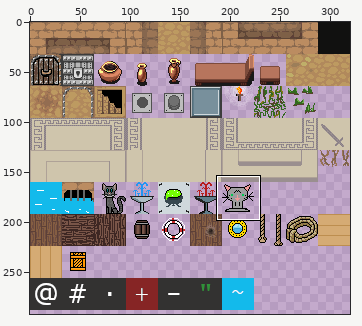
Two states of a sprite sheet, assets/tilemaps/tilemap.png. Above, an overview of the earlier version with the close-up marked.
Close-up. Before:
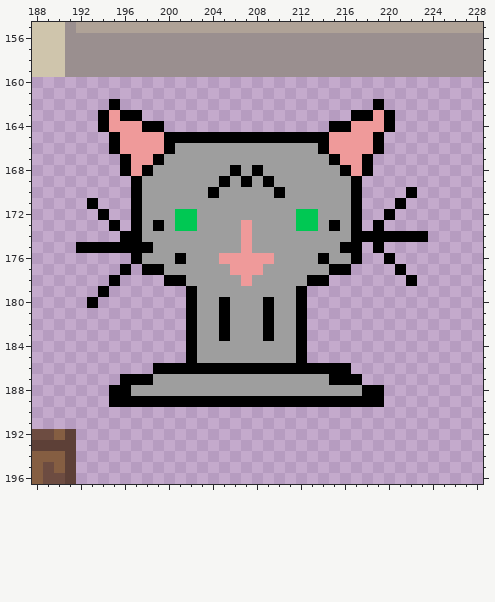
The file is 320x320 pixels. Pixels under 10% opacity are left out. Colours within 5 levels of each other are drawn and written as one. Shown: x 188..228, y 155..196. The wide view leaves out empty margins.
Once edited:
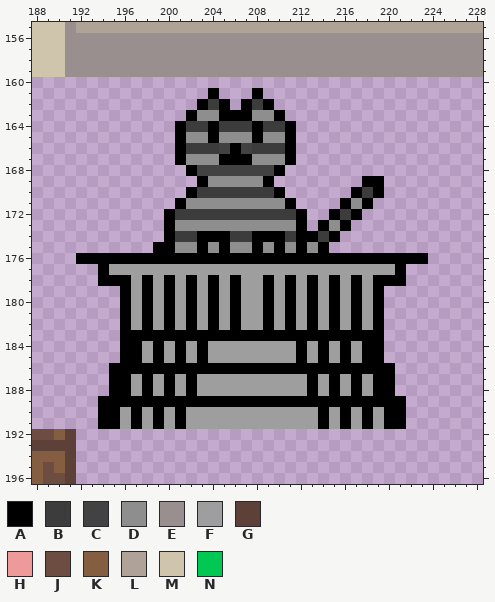
Palette (. is transparent): A #000000  B #3c3c3c  C #424242  D #8e8e8e  E #9a8f8f  F #9e9e9e  G #5d4037  H #ef9a9a  J #6d4c41  K #855e42  L #afa297  M #cfc5ac  N #00c853
What changed:
y 161: x 204 . -> A; x 208 . -> A
y 162: x 195 A -> .; x 203..205 ... -> ABA; x 207..209 ... -> ABA; x 219 A -> .
y 163: x 194..197 AHAA -> ....; x 202..210 ......... -> ADDAAADDA; x 217..220 AAHA -> ....
y 164: x 194..199 AHHHAA -> ......; x 201..211 ........... -> ABBABBBABBA; x 215..220 AAHHHA -> ......
y 165: x 195..200 AHHHHA -> ......; x 202..203 AA -> DD; x 205..207 AAA -> DDD; x 209..210 AA -> DD; x 212..219 AAAHHHHA -> ........
y 166: x 195..219 AHHHHAFFFFFFFFFFFFFAHHHHA -> ......ABBBCACBBBA........
y 167: x 196..218 AHHAFFFFFFFFFFFFFFFAHHA -> .....ADDDAAADDDA.......
y 168: x 196..218 AHAFFFFFFFAFAFFFFFFFAHA -> ......ACCCCCCCA........
y 169: x 197..208 AFFFFFFFAFAF -> ......ADDDDD; x 210..219 FFFFFFFA.. -> ........AA
y 170: x 197..209 AFFFFFFAFFFFF -> .....ABBBBBBB; x 211..216 FFFFFF -> ......; x 218..219 .. -> BA; x 222 A -> .
y 171: x 193 A -> .; x 197..218 AFFFFFFFFFFFFFFFFFFFA. -> ....ADDDDDDDDDA....ADA; x 221 A -> .
y 172: x 194 A -> .; x 197..216 AFFFNNFFFFFFFFFNNFFF -> ...ABBBBBBBBBBBA..AB; x 220 A -> .
y 173: x 195 A -> .; x 197..217 AFAFNNFFFFHFFFFNNFAFA -> ...ADDDDDDDDDDDA.ADA.; x 219 A -> .
y 174: x 196..223 AAFFFFFFFFFHFFFFFFFFFAAAAAAA -> ....ABBAAABBAAABAABA........
y 175: x 192..217 AAAAAAAFFFFFFFFHFFFFFFFFAA -> .......AADDADADDADADADA...; x 219 A -> .
y 176: x 192..196 ..... -> AAAAA; x 198..200 FFF -> AAA; x 202..213 FFFHHHHHFFFF -> AAAAAAAAAAAA; x 215..216 FF -> AA; x 218..219 .. -> AA; x 221..223 ... -> AAA
y 177: x 194..199 ..A.AA -> AFFFFF; x 206..208 HHH -> FFF; x 215..220 AA.... -> FFFFFF
y 178: x 194 . -> A; x 196..199 .... -> AFAF; x 201..202 AF -> FA; x 204 F -> A; x 206..207 FH -> AF; x 209 F -> A; x 211 F -> A; x 214..222 A.......A -> FAFAFAAA.
y 179: x 194 A -> .; x 196..201 ...... -> AFAFAF; x 204 F -> A; x 206 F -> A; x 209 F -> A; x 211..219 FA....... -> AFAFAFAFA
y 180: x 193 A -> .; x 196..201 ...... -> AFAFAF; x 204..206 FAF -> AFA; x 211..219 FA....... -> AFAFAFAFA
y 181..182: x 196..201 ...... -> AFAFAF; x 204..206 FAF -> AFA; x 211..219 FA....... -> AFAFAFAFA
y 183: x 196..201 ...... -> AAAAAA; x 203..204 FF -> AA; x 206..208 FFF -> AAA; x 210..211 FF -> AA; x 213..219 ....... -> AAAAAAA
y 184..185: x 196..203 ......AF -> AAFAFAFA; x 213..219 ....... -> FAFAFAA
y 186: x 195..198 .... -> AAAA; x 217..220 .... -> AAAA
y 187: x 195 . -> A; x 197 A -> F; x 200 F -> A; x 202 F -> A; x 213 F -> A; x 216 A -> F; x 218..220 ... -> FAA
y 188: x 198 F -> A; x 200 F -> A; x 202 F -> A; x 213 F -> A; x 215 F -> A; x 217..218 FA -> AF; x 220 . -> A
y 189: x 194 . -> A; x 220..221 .. -> AA
y 190..191: x 194..221 ............................ -> AAFAFAFAFFFFFFFFFFFFAFAFAFAA
Pixel boxes of the changes (left, top, right, bottom) in both close-ups:
changed: (76, 88, 428, 429)
